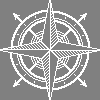
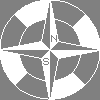
Layered file, before and after one edit (100px x 100px). Changes by layer:
hid "rose1_100" over [0, 0, 100, 100]
added layer "rose2_100" above "rose3_100" over [0, 0, 100, 100]
